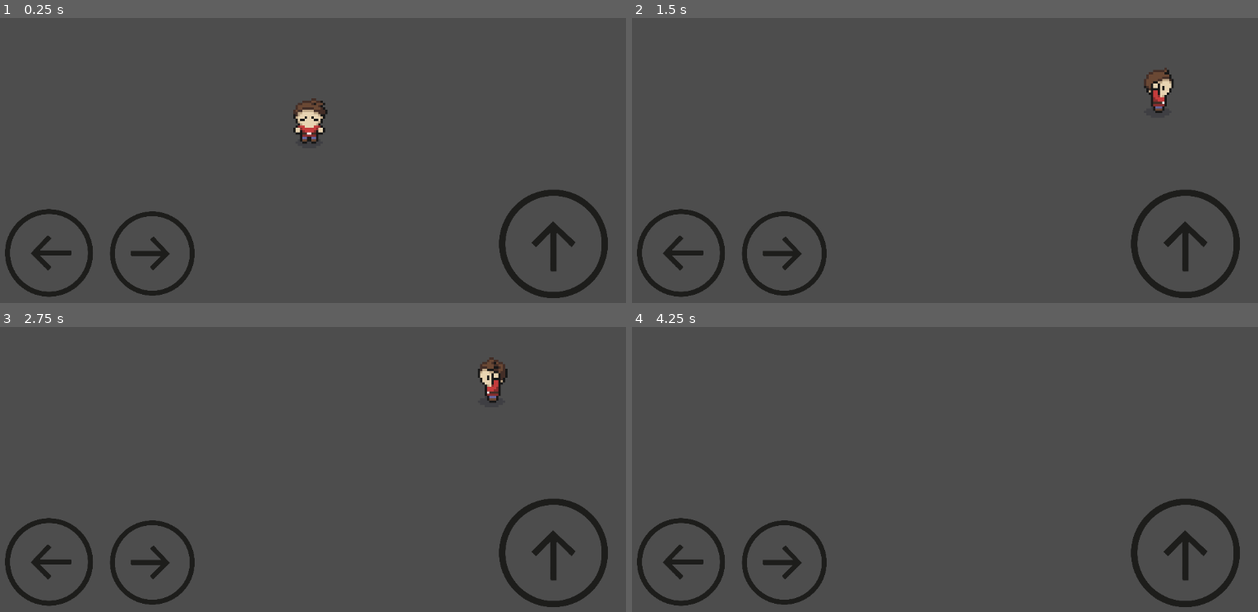
Above: before the commit, frames 1-4 (two rows, left to right).
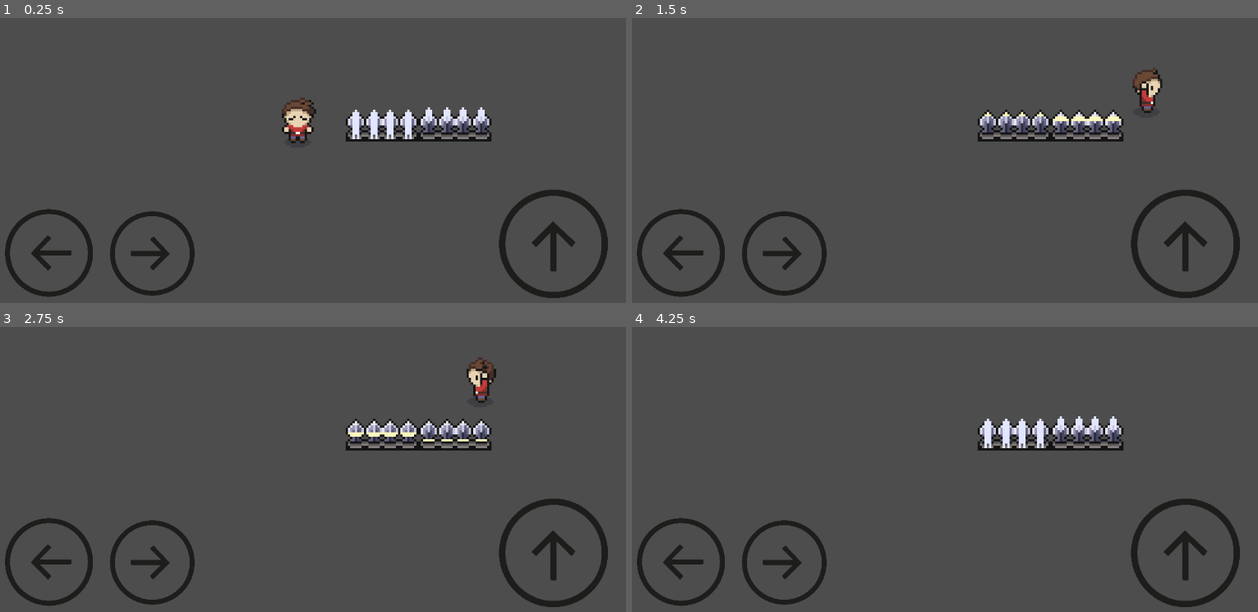
Above: after the commit, the same moments.

Repository: Tad-Min/Troll_Demo_Project-Godot-
Game: Godot game, scene res://scenes/game.tscn
Same seed, same stepped clock (60 frames per second), same inputs: the game is played once before the commit and once after it.
Inputs:
- Up to frame 1 (0.25 s): no input
- Up to frame 2 (1.5 s): hold D (move_right) from 0.53 s (still down); tap Space (jump) at 0.6, 0.77, 1.07, 1.35 s
- Up to frame 3 (2.75 s): tap Space (jump) at 1.52, 1.82, 2.1 s; release D (move_right) at 2.03 s; hold A (move_left) from 2.03 s (still down)
- Up to frame 4 (4.25 s): release A (move_left) at 2.78 s; hold D (move_right) from 2.78 s (still down); tap Space (jump) at 2.85, 3.02, 3.32, 3.6, 3.77, 4.07 s

The runs differ from the first frame. In frame 1, 2.7% of the frame differs, in the area x 45-79%, y 27-45%; in frame 2, 2.5%; in frame 3, 2.5%; in frame 4, 1.9%.

Commit message:
Add spike trap assets and scene integration
Added various trap-related assets including images, gifs, and audio for spike traps and other trap types. Integrated spike trap scene and script into the game, updating game and player scenes to support new trap functionality.

Diff:
--- /dev/null
+++ b/scenes/Trap/spike.tscn
@@ -0,0 +1,71 @@
+[gd_scene load_steps=11 format=3 uid="uid://c3s1s0rrb27tt"]
+
+[ext_resource type="Script" uid="uid://bo8ex342cibs" path="res://scripts/spike.gd" id="1_vr1c8"]
+[ext_resource type="Texture2D" uid="uid://bq6j7k127it6r" path="res://Trap asset/Spike_B.png" id="2_10hv3"]
+[ext_resource type="AudioStream" uid="uid://ickuwiix3sqj" path="res://Trap asset/443806__deathscyp__spiketrap.wav" id="2_n3gcb"]
+
+[sub_resource type="RectangleShape2D" id="RectangleShape2D_vr1c8"]
+size = Vector2(62.5, 15)
+
+[sub_resource type="AtlasTexture" id="AtlasTexture_n3gcb"]
+atlas = ExtResource("2_10hv3")
+region = Rect2(0, 0, 64, 32)
+
+[sub_resource type="AtlasTexture" id="AtlasTexture_oxyf3"]
+atlas = ExtResource("2_10hv3")
+region = Rect2(64, 0, 64, 32)
+
+[sub_resource type="AtlasTexture" id="AtlasTexture_me0wj"]
+atlas = ExtResource("2_10hv3")
+region = Rect2(128, 0, 64, 32)
+
+[sub_resource type="AtlasTexture" id="AtlasTexture_lhjiu"]
+atlas = ExtResource("2_10hv3")
+region = Rect2(192, 0, 64, 32)
+
+[sub_resource type="AtlasTexture" id="AtlasTexture_rgrss"]
+atlas = ExtResource("2_10hv3")
+region = Rect2(256, 0, 64, 32)
+
+[sub_resource type="SpriteFrames" id="SpriteFrames_fdmx7"]
+animations = [{
+"frames": [{
+"duration": 1.0,
+"texture": SubResource("AtlasTexture_n3gcb")
+}, {
+"duration": 1.0,
+"texture": SubResource("AtlasTexture_oxyf3")
+}, {
+"duration": 1.0,
+"texture": SubResource("AtlasTexture_me0wj")
+}, {
+"duration": 1.0,
+"texture": SubResource("AtlasTexture_lhjiu")
+}, {
+"duration": 1.0,
+"texture": SubResource("AtlasTexture_rgrss")
+}],
+"loop": true,
+"name": &"Spike",
+"speed": 5.0
+}]
+
+[node name="Node2D" type="Node2D"]
+script = ExtResource("1_vr1c8")
+
+[node name="Area2D" type="Area2D" parent="."]
+
+[node name="CollisionShape2D" type="CollisionShape2D" parent="Area2D"]
+shape = SubResource("RectangleShape2D_vr1c8")
+
+[node name="AnimatedSprite2D" type="AnimatedSprite2D" parent="."]
+sprite_frames = SubResource("SpriteFrames_fdmx7")
+animation = &"Spike"
+frame_progress = 0.690456
+
+[node name="AudioStreamPlayer" type="AudioStreamPlayer" parent="."]
+stream = ExtResource("2_n3gcb")
+pitch_scale = 0.47
+autoplay = true
+
+[connection signal="body_entered" from="Area2D" to="." method="_on_area_2d_body_entered"]
--- a/scenes/game.tscn
+++ b/scenes/game.tscn
@@ -1,13 +1,13 @@
-[gd_scene load_steps=3 format=3 uid="uid://c80ny1n1xaiyg"]
+[gd_scene load_steps=4 format=3 uid="uid://c80ny1n1xaiyg"]
 
 [ext_resource type="PackedScene" uid="uid://dhqdda1mfogu7" path="res://scenes/player.tscn" id="1_uwrxv"]
+[ext_resource type="PackedScene" uid="uid://c3s1s0rrb27tt" path="res://scenes/Trap/spike.tscn" id="2_yqjtg"]
 
 [sub_resource type="WorldBoundaryShape2D" id="WorldBoundaryShape2D_uwrxv"]
 
 [node name="Game" type="Node2D"]
 
 [node name="Player" parent="." instance=ExtResource("1_uwrxv")]
-position = Vector2(5, -9)
 
 [node name="Ground" type="StaticBody2D" parent="."]
 
@@ -16,3 +16,6 @@
 
 [node name="Camera2D" type="Camera2D" parent="."]
 zoom = Vector2(4, 4)
+
+[node name="Spike" parent="." instance=ExtResource("2_yqjtg")]
+position = Vector2(53, -7)
--- a/scenes/player.tscn
+++ b/scenes/player.tscn
@@ -229,7 +229,7 @@
 [node name="AnimatedSprite2D" type="AnimatedSprite2D" parent="."]
 position = Vector2(0, -10)
 sprite_frames = SubResource("SpriteFrames_fjrip")
-animation = &"jump_left"
+animation = &"right"
 autoplay = "idle"
 
 [node name="CollisionShape2D" type="CollisionShape2D" parent="."]
--- /dev/null
+++ b/scripts/spike.gd
@@ -0,0 +1,11 @@
+extends Node2D
+
+func _ready():
+	$AnimatedSprite2D.play("Spike")
+
+
+func _on_area_2d_body_entered(body: Node2D) -> void:
+	if body.name == "Player":
+		print("Player dính bẫy!")
+		if body.has_method("take_damage"):
+			body.take_damage(1)
Not shown, added: Trap asset/443806__deathscyp__spiketrap.wav.import
Binary file added: Trap asset/Arrow_Double_Jump.gif
Binary file added: Trap asset/Arrow_Double_Jump.png
Not shown, added: Trap asset/Arrow_Double_Jump.png.import
Binary file added: Trap asset/Be_Spear.png
Not shown, added: Trap asset/Be_Spear.png.import
Binary file added: Trap asset/Be_Xich.png
Not shown, added: Trap asset/Be_Xich.png.import
Binary file added: Trap asset/Bomb.png
Not shown, added: Trap asset/Bomb.png.import
Binary file added: Trap asset/Brick.gif
Binary file added: Trap asset/Brick1.png
(and 64 more such lines)
